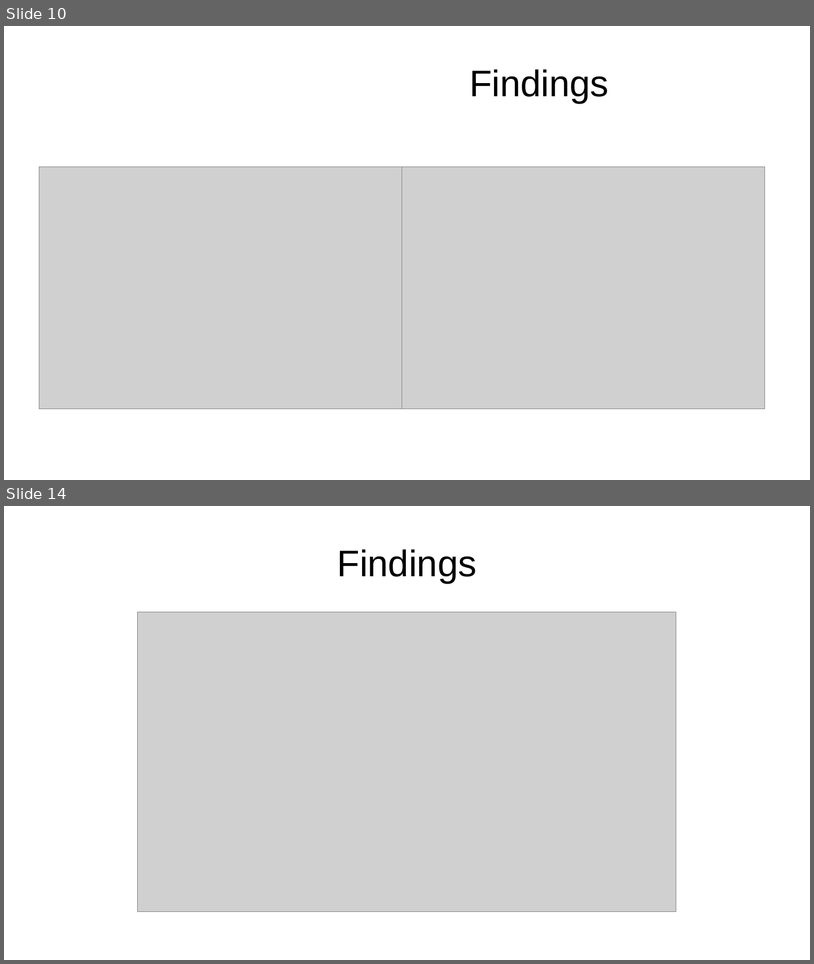
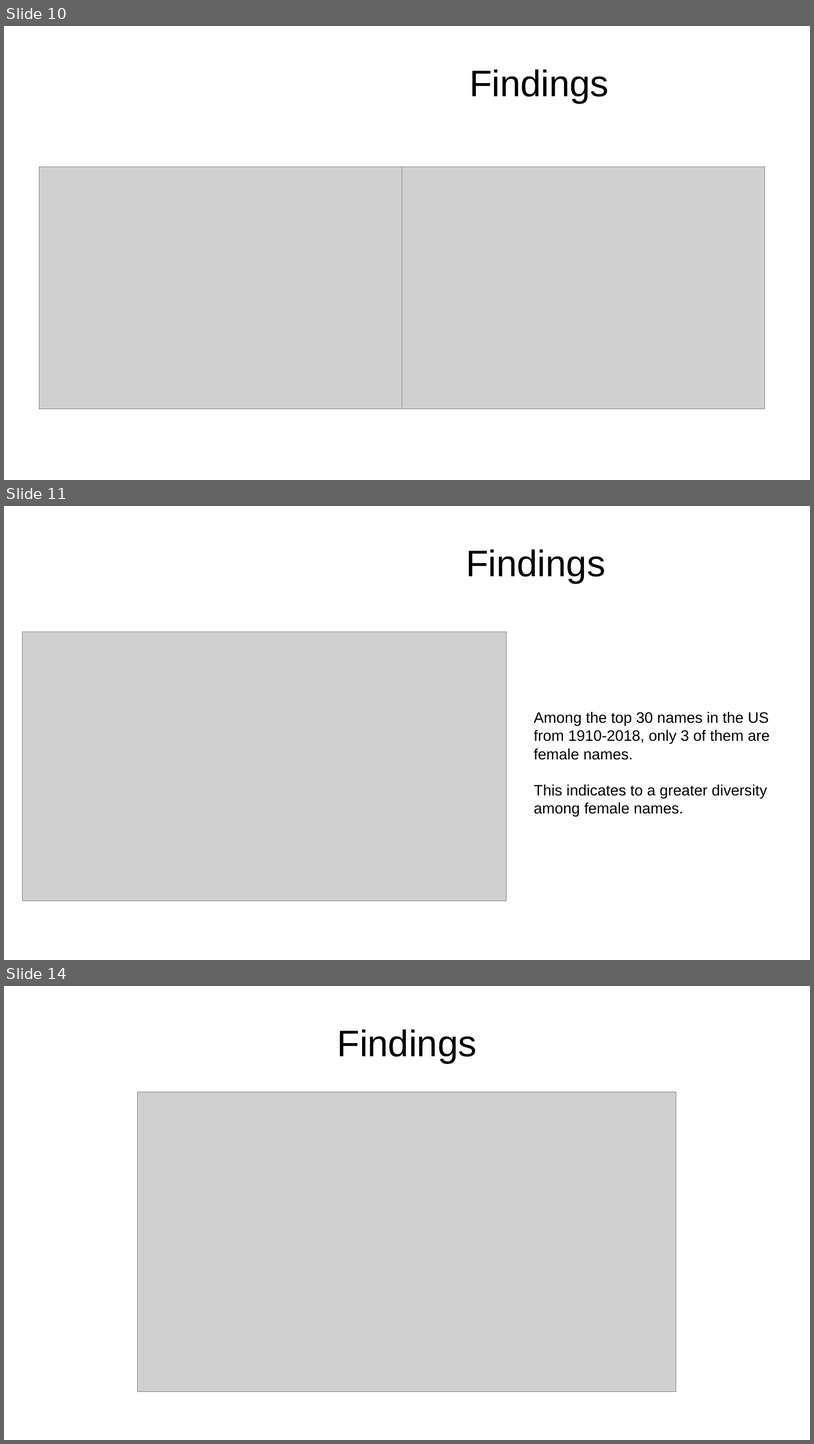
Before and after one commit to GizemYP/columbia_group_project, a slide deck: Presentation_What drives parent’s decisions when choosing a name.pptx. Shown one above the other, each under a label of ours: slides 10 and 14 before the commit, slides 10, 11 and 14 after it; the slides between them are not shown. The pictures are 814x964 and 814x1444 pixels, drawn with LibreOffice and Linux fonts; fonts in the diff are those of the drawing; grey boxes stand for pictures; background and template pictures are left out. Boxes give left, top, right and bottom in pixels: in the first picture for what was removed or moved away, otherwise in the second. Text is boxed around its words. In the diff, an @@ line names an element or a change of style, - is before the commit and + after.

```diff
--- a/Presentation_What drives parent’s decisions when choosing a name.pptx
+++ b/Presentation_What drives parent’s decisions when choosing a name.pptx
@@ slide 11 added at [4,506,810,960], background picture (left out) @@
@@ title added at [466,549,606,583], 44 pt, text #000000 @@
+Findings
@@ picture added at [22,631,507,900] @@
@@ text added at [534,711,770,817], 18 pt, text #000000 @@
+Among the top 30 names in the US from 1910-2018, only 3 of them are female names.
+This indicates to a greater diversity among female names.
```
Also in this commit, not shown: 2 other slides added, 3 slides removed.
